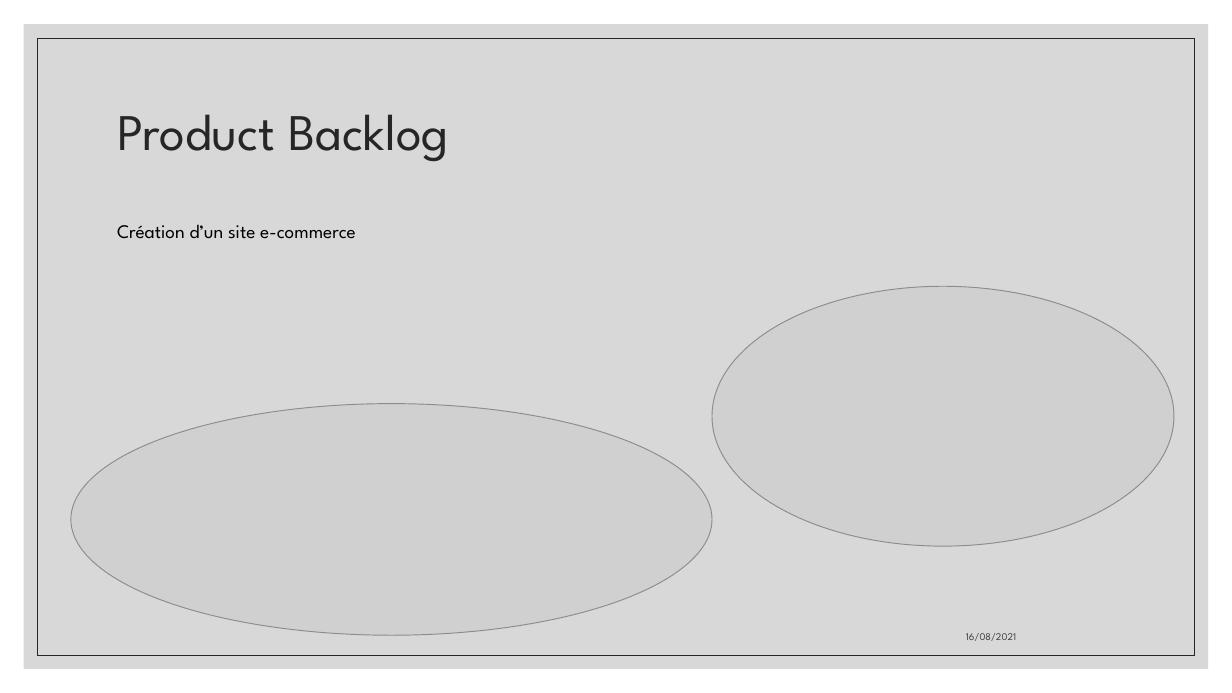
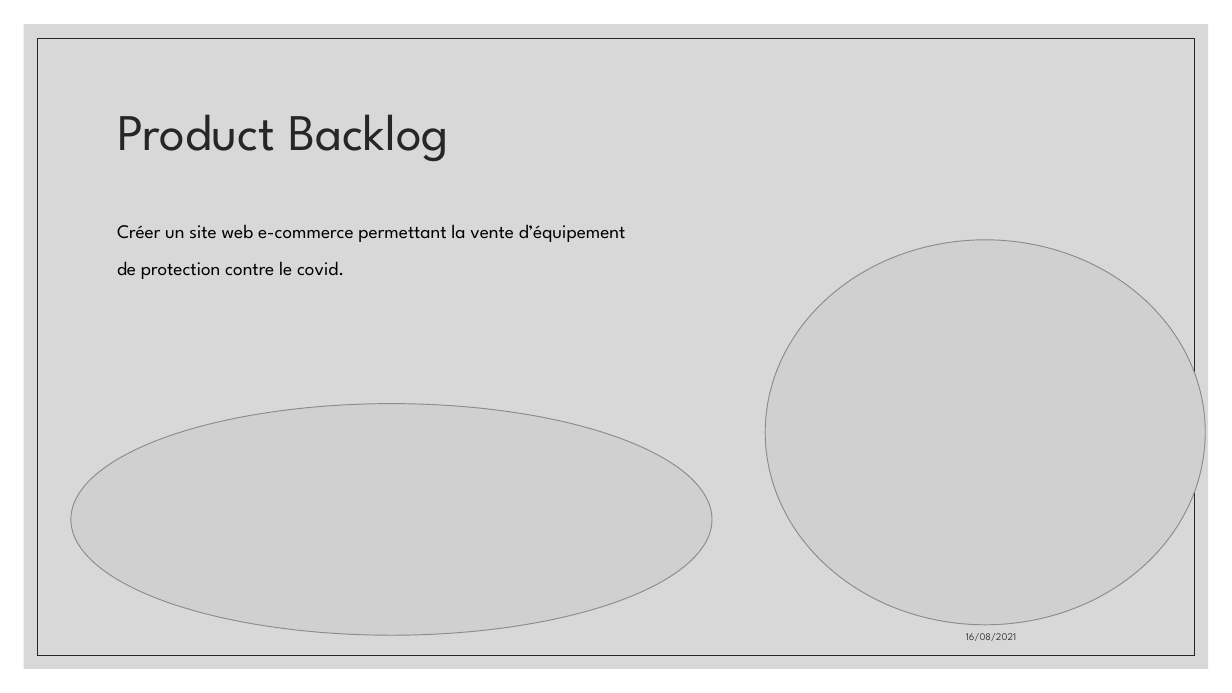
Before and after one commit to JeanTalgornThomas/scrumprojet, a slide deck: slide 2 of présentation.pptx. Drawn at 1232x693 pixels with LibreOffice and Linux fonts; fonts in the diff are those of the drawing; grey boxes stand for pictures. Boxes give left, top, right and bottom in pixels: in the first picture for what was removed or moved away, otherwise in the second. Text is boxed around its words. In the diff, an @@ line names an element or a change of style, - is before the commit and + after.

```diff
--- a/présentation.pptx
+++ b/présentation.pptx
@@ text at (117,224,626,279): text changed @@
-Création d’un site e-commerce
+Créer un site web e-commerce permettant la vente d’équipement
+de protection contre le covid.
@@ picture: place and size @@
-picture at (713,287,1175,546)
+picture at (765,240,1205,626)
```
Also in this commit, not shown: 2 other slides changed, 1 other file.
